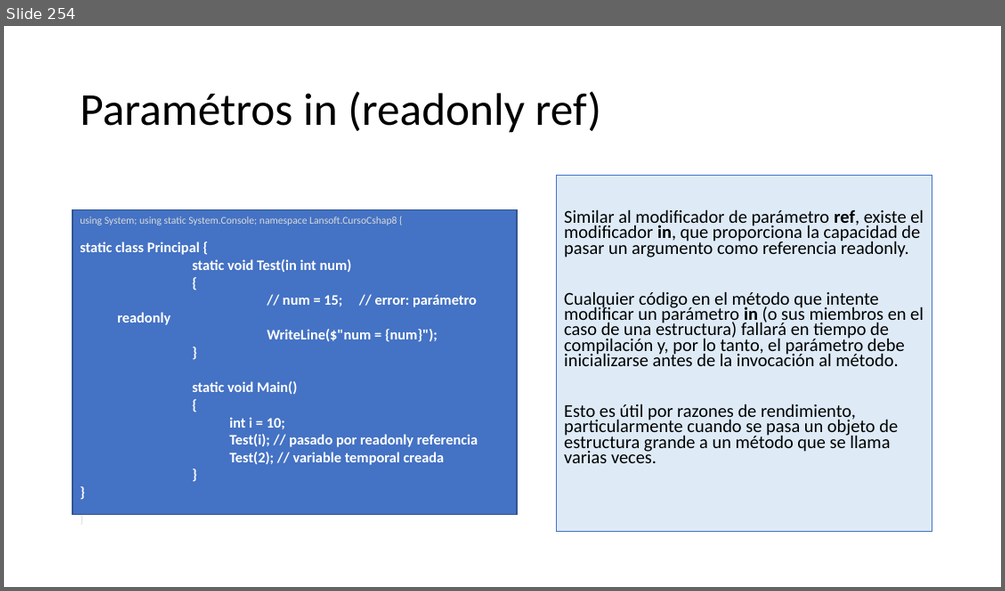
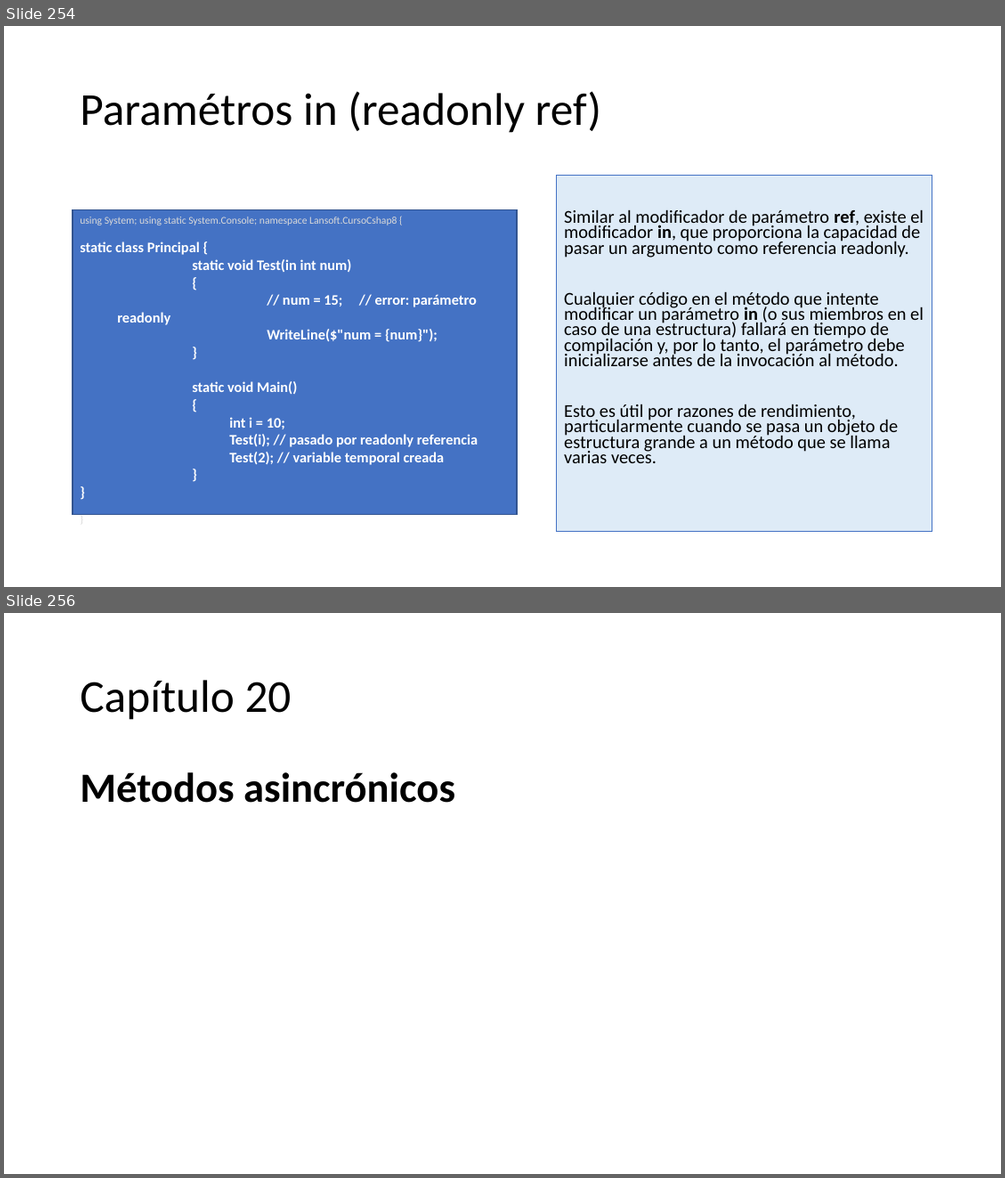
Before and after one commit to AlbertOsinaga/CursoCSharp__8, a slide deck: CSharpQuickReferencia.pptx. Shown one above the other, each under a label of ours: slide 254 before the commit, slides 254 and 256 after it; the slides between them are not shown. The pictures are 1005x591 and 1005x1178 pixels, drawn with LibreOffice and Linux fonts; fonts in the diff are those of the drawing. Boxes give left, top, right and bottom in pixels: in the first picture for what was removed or moved away, otherwise in the second. Text is boxed around its words. In the diff, an @@ line names an element or a change of style, - is before the commit and + after.

```diff
--- a/CSharpQuickReferencia.pptx
+++ b/CSharpQuickReferencia.pptx
@@ slide 256 added at (x1=4, y1=613, x2=1001, y2=1174), background #FFFFFF @@
@@ title added at (x1=80, y1=680, x2=291, y2=720), 44 pt, text #000000 @@
+Capítulo 20
@@ text added at (x1=80, y1=772, x2=455, y2=803), 40 pt, text #000000, bold @@
+Métodos asincrónicos
```
Also in this commit, not shown: 1 slide changed, 5 other slides added.
